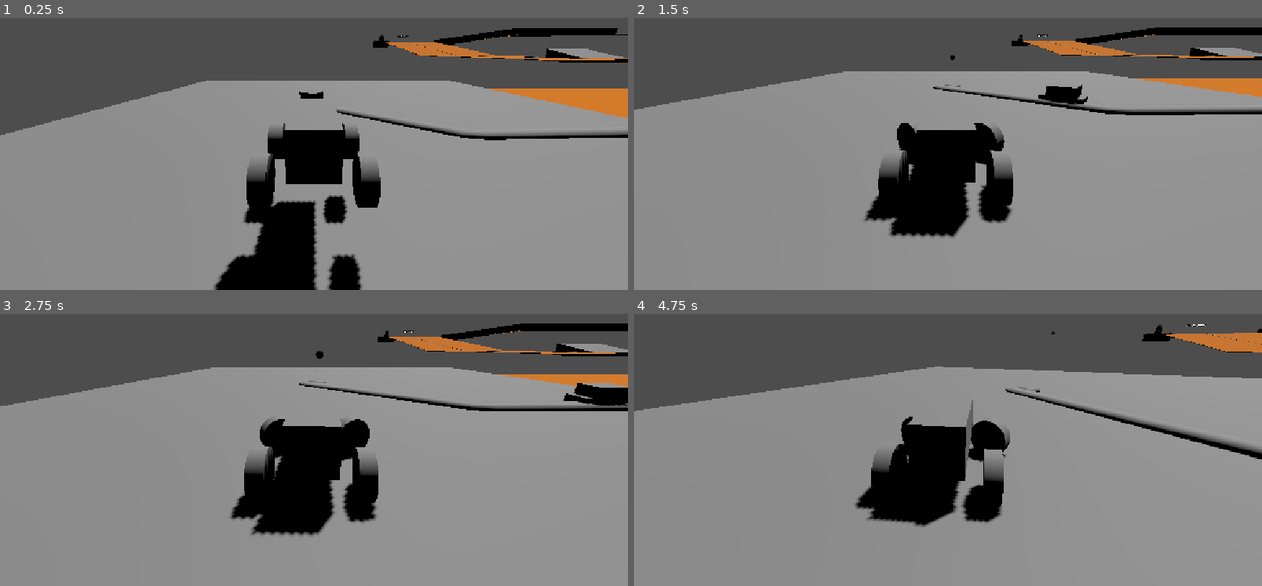
Above: before the commit, frames 1-4 (two rows, left to right).
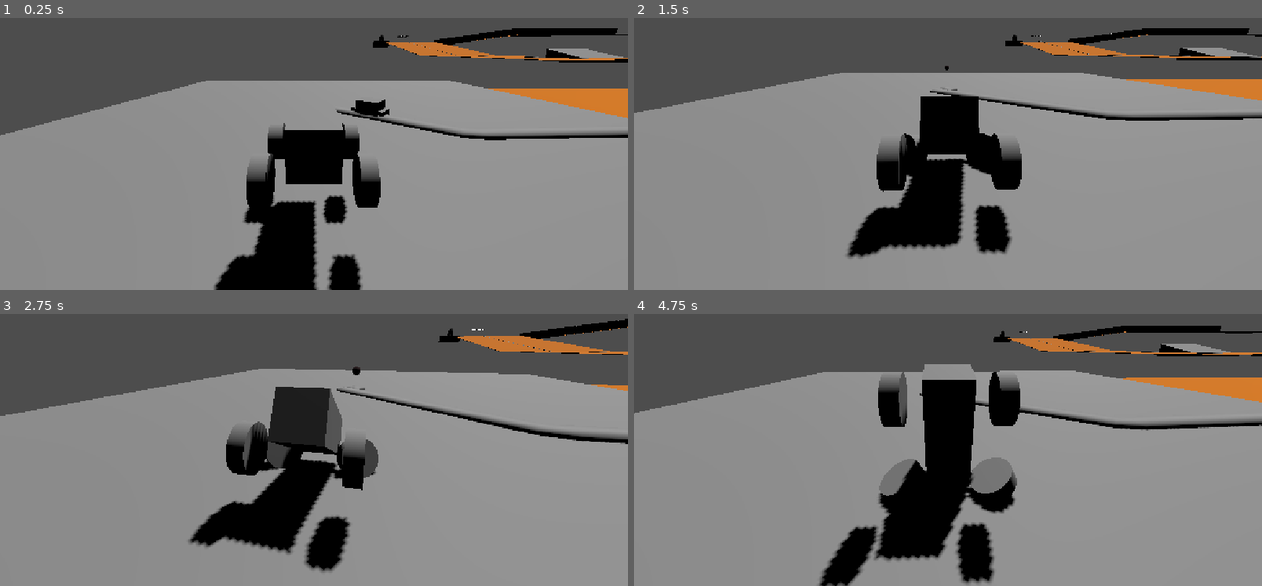
Above: after the commit, the same moments.

Repository: MauroEscalante-Hub/Linea-San-Gnomo
Game: Godot game, scene res://Escenas/grayboxing/grayboxing_escenario1.tscn
Two runs of this game, one before a commit and one after it. Both use one fixed random seed, a clock stepped at 60 frames per second and the inputs below.
Inputs (mouse positions are in pixels of both pictures, inside the frame that each line leads up to):
- Up to frame 1 (0.25 s): no input
- Up to frame 2 (1.5 s): move the mouse to (1086, 96) at 0.52 s; press the mouse at (1086, 96) at 0.53 s; hold D (derecha) 0.53-1.28 s; move the mouse to (822, 132) at 1.27 s; release the mouse at (822, 132) at 1.28 s; hold A (izquierda) from 1.28 s (still down); tap S (frenar) at 1.35 s
- Up to frame 3 (2.75 s): move the mouse to (376, 333) at 2.02 s; release A (izquierda) at 2.03 s; press the mouse at (376, 333) at 2.03 s; hold D (derecha) from 2.03 s (still down)
- Up to frame 4 (4.75 s): move the mouse to (916, 479) at 2.77 s; release D (derecha) at 2.78 s; release the mouse at (916, 479) at 2.78 s; hold W (avanzar) 2.78-3.53 s; tap S (frenar) at 2.85, 4.35 s; move the mouse to (1136, 463) at 3.52 s; press the mouse at (1136, 463) at 3.53 s; hold A (izquierda) from 3.53 s (still down); move the mouse to (759, 357) at 4.27 s; release the mouse at (759, 357) at 4.28 s

The runs differ from the first frame. In frame 1, 0.3% of the frame differs, in the area x 47-62%, y 27-38%; in frame 2, 9.8%; in frame 3, 17%; in frame 4, 18%, in the area x 0-100%, y 3-100%.

Commit message:
El tren desacelera si el auto esta muy lejos
El tren acelera si esta muy junto al jugador  desacelera si la distancia es mayor a 15, pero si el auto esta muy delante, el tren sigue lento

Diff:
--- a/Escenas/Tren/Vagon.tscn
+++ b/Escenas/Tren/Vagon.tscn
@@ -1,4 +1,6 @@
 [gd_scene format=4 uid="uid://pmc2plsrtcig"]
+
+[ext_resource type="Script" uid="uid://bv0mo455wfo0x" path="res://Scripts/vagon.gd" id="1_4b57l"]
 
 [sub_resource type="ArrayMesh" id="ArrayMesh_182kk"]
 _surfaces = [{
@@ -15,6 +17,8 @@
 size = Vector3(0.9869995, 1.9107056, 2.462616)
 
 [node name="VehicleBody3D" type="VehicleBody3D" unique_id=2072145692]
+center_of_mass_mode = 1
+script = ExtResource("1_4b57l")
 
 [node name="CSGBakedMeshInstance3D" type="MeshInstance3D" parent="." unique_id=1605239507]
 mesh = SubResource("ArrayMesh_182kk")
--- a/Escenas/jugador/jugador.tscn
+++ b/Escenas/jugador/jugador.tscn
@@ -23,6 +23,7 @@
 height = 0.3305664
 
 [node name="jugador" type="VehicleBody3D" unique_id=1604139032]
+center_of_mass_mode = 1
 can_sleep = false
 angular_damp = 3.0
 script = ExtResource("1_vquro")
--- a/Escenas/path_follow_3d.gd
+++ b/Escenas/path_follow_3d.gd
@@ -1,7 +1,16 @@
 extends PathFollow3D
 
-@export var speed :float=0.0049
+@export var VelocidadNormal :float=0.0199
+@export var Desaceleracion:float = 0.6
+@export var DistanciaMax: int=15
+@onready var jugador: Coche = $"../../jugador"
+
+@onready var Locomotora: VehicleBody3D = $VehicleBody3D
 
 
-func _process(delta: float) -> void:
-	progress_ratio += delta*speed
+func _process(delta: float):
+	var distancia=Locomotora.global_position.distance_to(jugador.global_position)
+	if  distancia >=  DistanciaMax:
+		progress_ratio += (VelocidadNormal-(VelocidadNormal*Desaceleracion))*delta
+	else:
+		progress_ratio += VelocidadNormal*delta
--- a/Scripts/vagon.gd
+++ b/Scripts/vagon.gd
@@ -1,11 +1,11 @@
 extends VehicleBody3D
 
 
-# Called when the node enters the scene tree for the first time.
+
 func _ready() -> void:
 	pass # Replace with function body.
 
 
-# Called every frame. 'delta' is the elapsed time since the previous frame.
-func _process(delta: float) -> void:
-	pass
+
+#func _process(delta: float) -> void:
+#	pass
